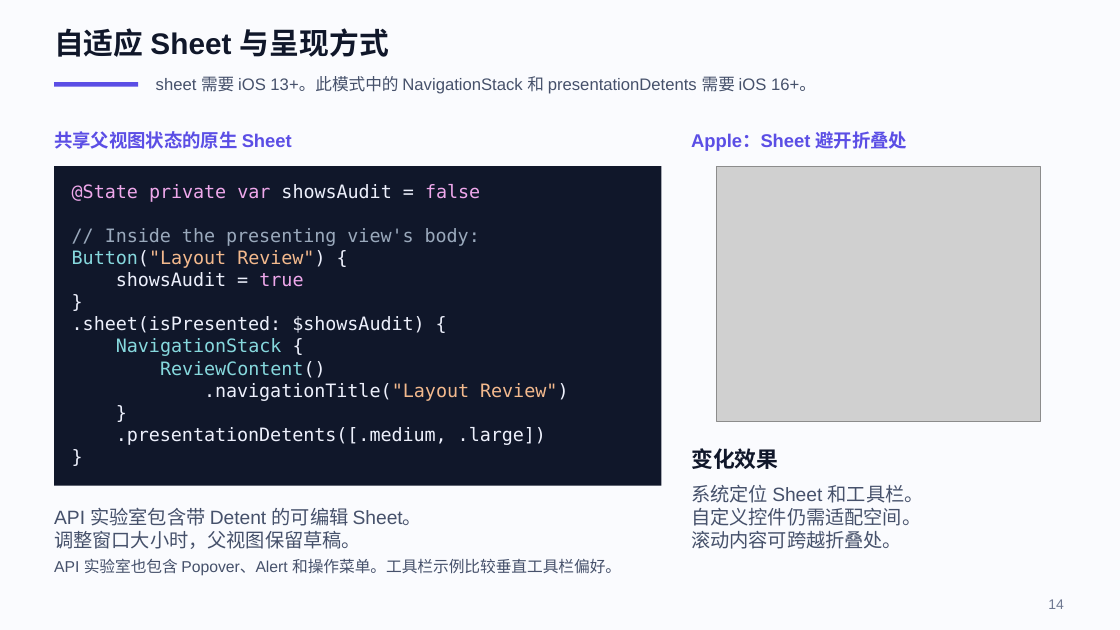
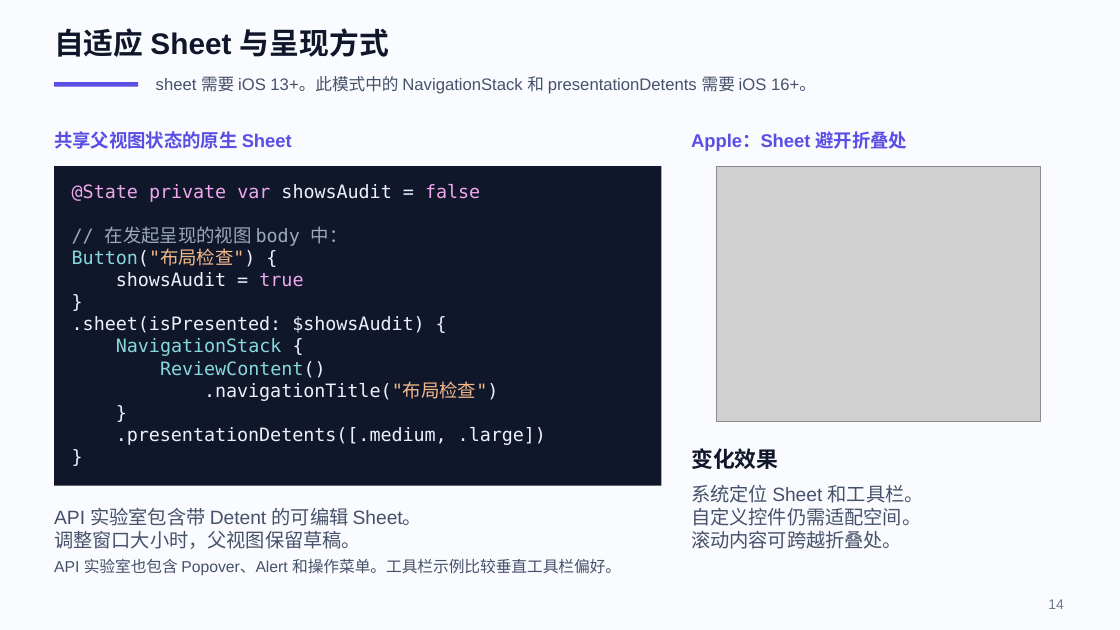
Before and after one commit to astralchen/AdaptiveIphoneDuoAPI, a slide deck: slide 14 of AdaptiveDuoLab/Docs/AdaptiveDuoLab_iPhone_Duo_Demo.pptx. Drawn at 1120x630 pixels with LibreOffice and Linux fonts; fonts in the diff are those of the drawing; grey boxes stand for pictures. Boxes give left, top, right and bottom in pixels: in the first picture for what was removed or moved away, otherwise in the second. Text is boxed around its words. In the diff, an @@ line names an element or a change of style, - is before the commit and + after.

```diff
--- a/AdaptiveDuoLab/Docs/AdaptiveDuoLab_iPhone_Duo_Demo.pptx
+++ b/AdaptiveDuoLab/Docs/AdaptiveDuoLab_iPhone_Duo_Demo.pptx
@@ text at [72, 226, 348, 267]: text changed @@
-// Inside the presenting view's body:
-Button("Layout Review") {
+// 在发起呈现的视图 body 中：
+Button("布局检查") {
@@ text at [204, 382, 498, 401]: text changed @@
-.navigationTitle("Layout Review")
+.navigationTitle("布局检查")
```
Also in this commit, not shown: 7 other slides changed, 11 other files.
